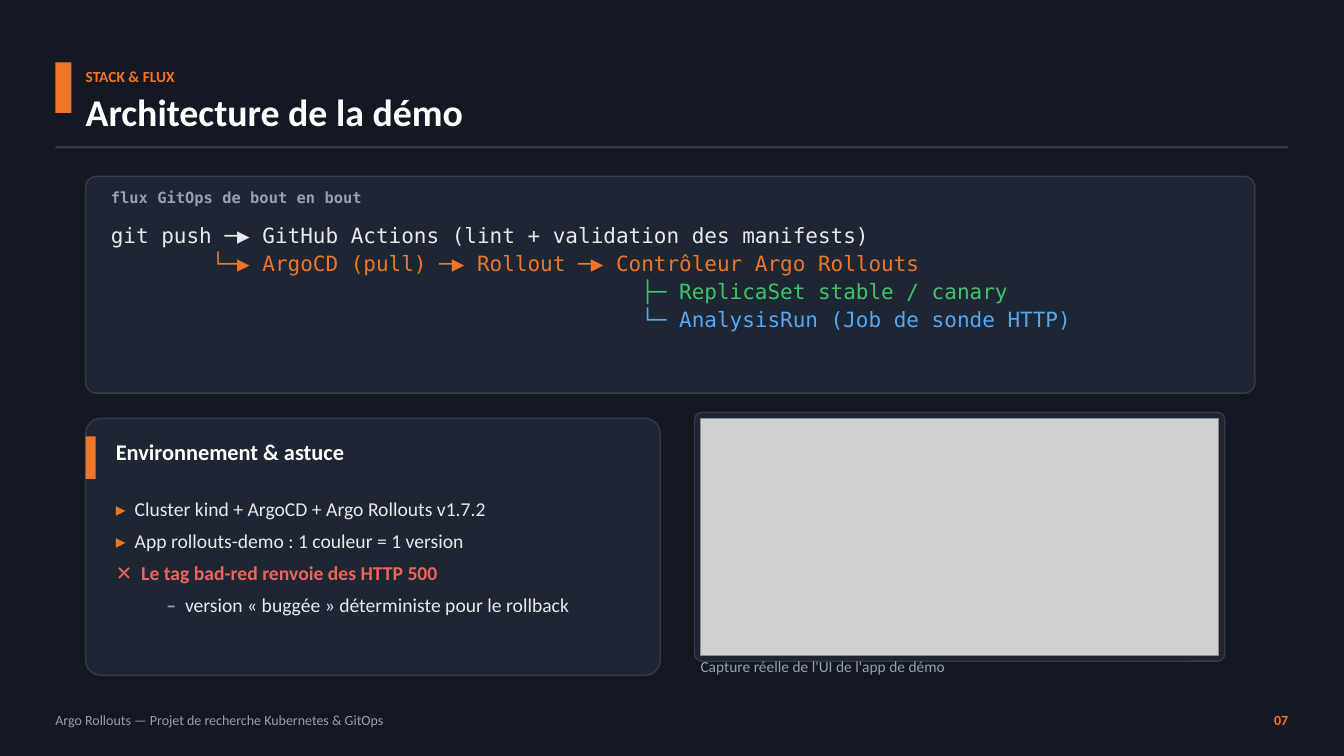
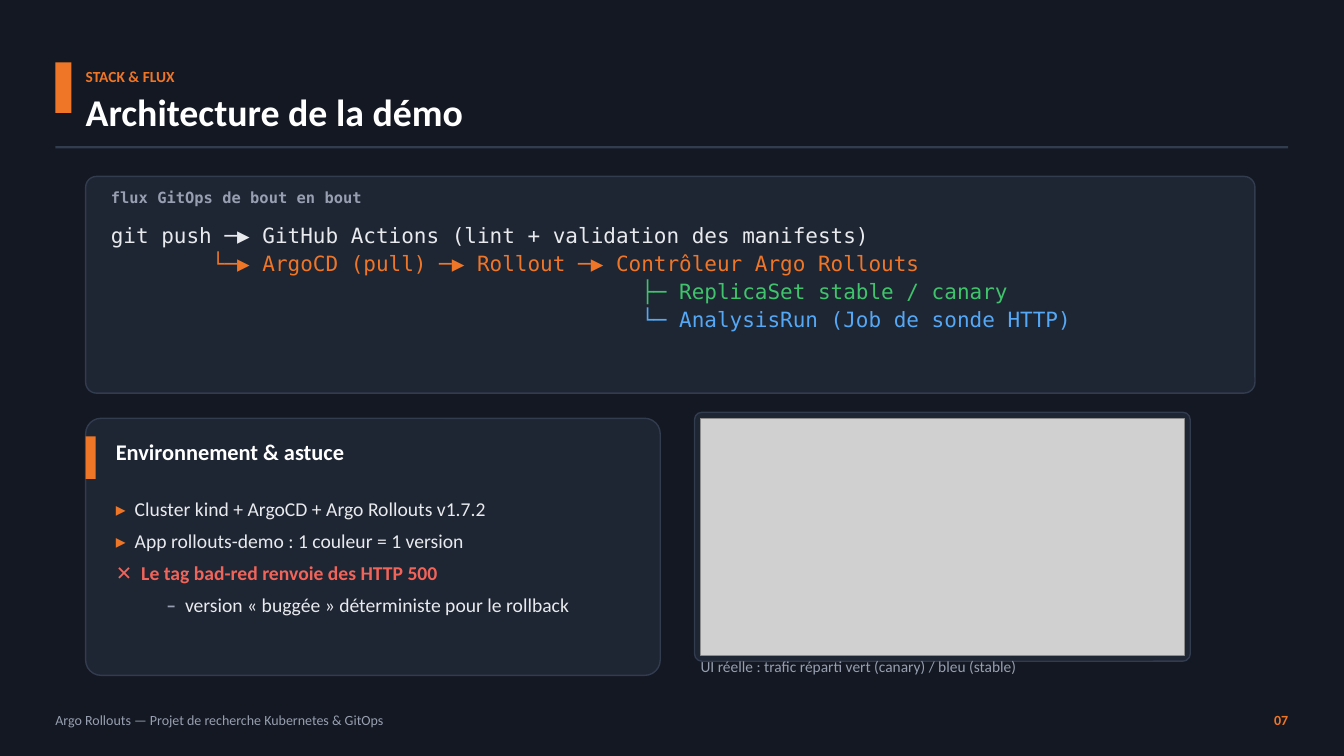
Before and after one commit to Louis-JB/argo-rollouts-demo, a slide deck: slide 8 of slides/argo-rollouts.pptx. Drawn at 1344x756 pixels with LibreOffice and Linux fonts; fonts in the diff are those of the drawing; grey boxes stand for pictures. Boxes give left, top, right and bottom in pixels: in the first picture for what was removed or moved away, otherwise in the second. Text is boxed around its words. In the diff, an @@ line names an element or a change of style, - is before the commit and + after.

Commit message:
Captures navigateur réelles (Playwright + Chromium système)
- Grille colorée multi-versions via NodePort (split de trafic visible)
- Dashboard Argo Rollouts capturé pendant un canary (weight 40)
- Nouvelle slide 'Pilotage & observabilité' (14 slides au total)

```diff
--- a/slides/argo-rollouts.pptx
+++ b/slides/argo-rollouts.pptx
@@ rounded rectangle: place and size @@
-rounded rectangle at box(695, 412, 1225, 661)
+rounded rectangle at box(695, 412, 1191, 661)
@@ picture: place and size @@
-picture at box(701, 418, 1219, 655)
+picture at box(701, 418, 1185, 655)
@@ text at box(701, 661, 1016, 675): text changed @@
-Capture réelle de l'UI de l'app de démo
+UI réelle : trafic réparti vert (canary) / bleu (stable)
```
Also in this commit, not shown: 1 other slide changed, 1 slide added, 5 other files.
